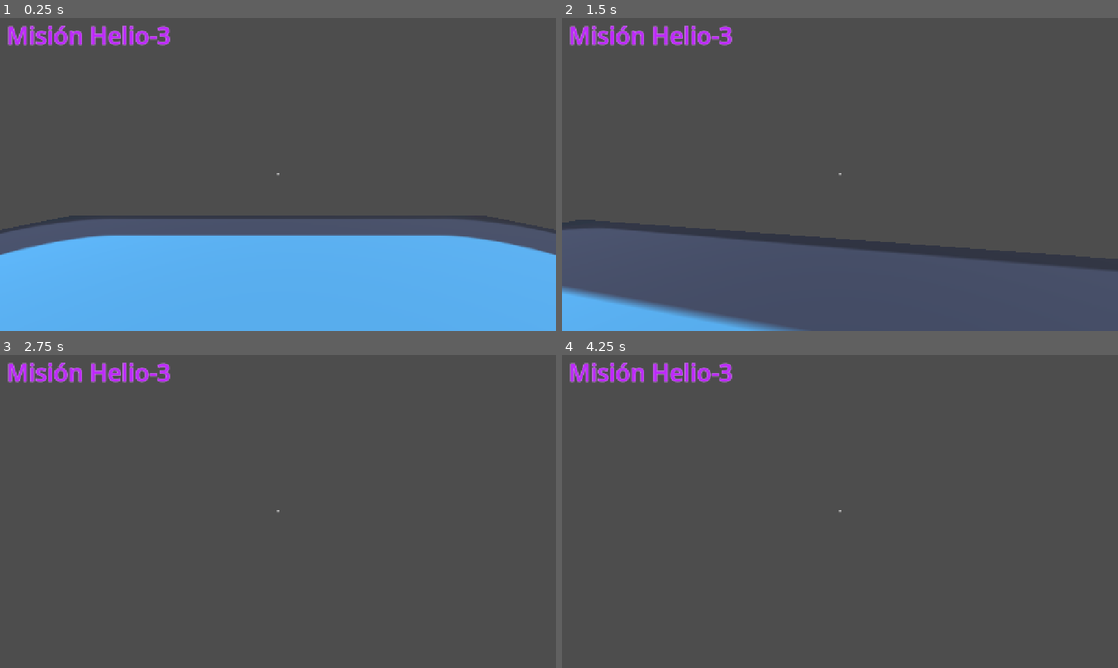
Above: before the commit, frames 1-4 (two rows, left to right).
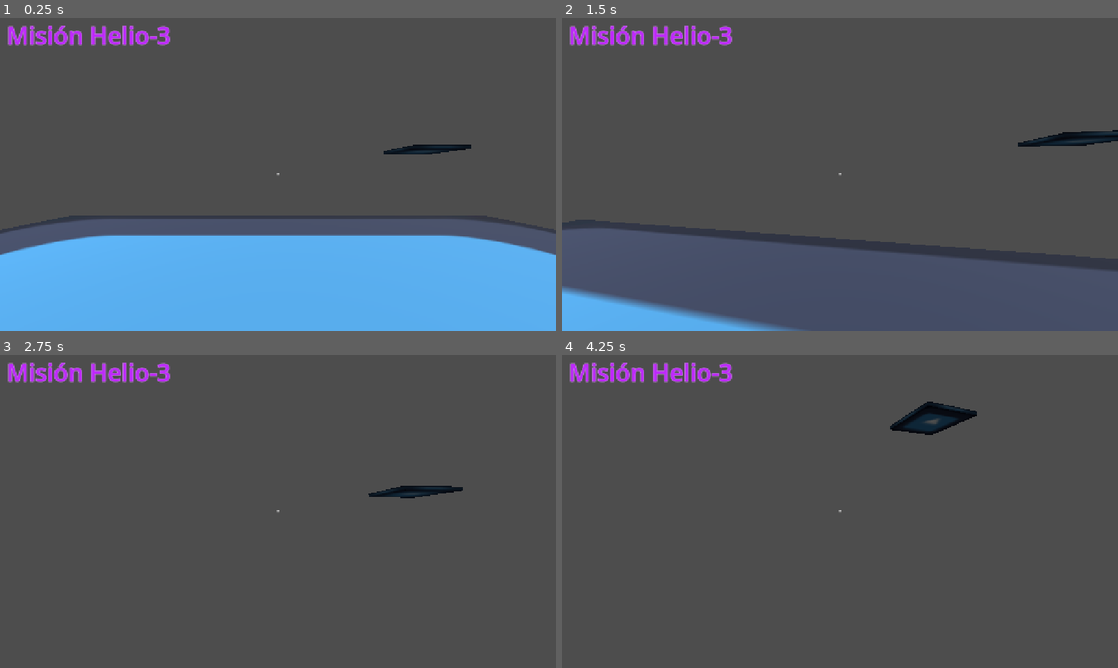
Above: after the commit, the same moments.

Repository: Camubermu/mision-helio-3
Game: Godot game, scene res://scenes/main.tscn
Two runs of this game, one before a commit and one after it. Both use one fixed random seed, a clock stepped at 60 frames per second and the inputs below. The engine's default icon, where the game draws it, is replaced by a stand-in: a white triangle on a blue panel in a dark square.
Inputs (mouse positions are in pixels of both pictures, inside the frame that each line leads up to):
- Up to frame 1 (0.25 s): no input
- Up to frame 2 (1.5 s): tap Enter at 0.5 s; move the mouse to (867, 174) at 0.52 s; hold W (forward) from 0.53 s (still down); move the mouse to (812, 174) at 1.27 s
- Up to frame 3 (2.75 s): keep holding W (forward); move the mouse to (289, 505) at 2.02 s
- Up to frame 4 (4.25 s): keep holding W (forward); move the mouse to (834, 517) at 2.77 s; move the mouse to (878, 514) at 3.52 s

The runs differ from the first frame. In frame 1, 0.4% of the frame differs, in the area x 69-85%, y 40-44%; in frame 2, 0.6%; in frame 3, 0.4%; in frame 4, 0.9%, in the area x 59-75%, y 14-26%.

Commit message:
Update main.tscn

Diff:
--- a/scenes/main.tscn
+++ b/scenes/main.tscn
@@ -60,10 +60,17 @@
 transform = Transform3D(1, 0, 0, 0, 1, 0, 0, 0, 1, 0, 1.5144296, 0)
 
 [node name="MeshInstance3D2" type="MeshInstance3D" parent="." unique_id=1168595001]
-transform = Transform3D(15, 0, 0, 0, 1, 0, 0, 0, 15, 36.140347, 7.5073757, -8.805583)
+transform = Transform3D(15, 0, 0, 0, 1, 0, 0, 0, 15, 42.287563, 9.136911, -8.805583)
 mesh = SubResource("BoxMesh_153fh")
 
 [node name="CollisionShape3D" type="CollisionShape3D" parent="MeshInstance3D2" unique_id=913177664]
+shape = SubResource("BoxShape3D_153fh")
+
+[node name="MeshInstance3D4" type="MeshInstance3D" parent="." unique_id=1593593629]
+transform = Transform3D(15, 0, 0, 0, 1, 0, 0, 0, 15, 42.287563, 9.136911, -60.205692)
+mesh = SubResource("BoxMesh_153fh")
+
+[node name="CollisionShape3D" type="CollisionShape3D" parent="MeshInstance3D4" unique_id=1254143652]
 shape = SubResource("BoxShape3D_153fh")
 
 [node name="MeshInstance3D3" type="MeshInstance3D" parent="." unique_id=889422549]
